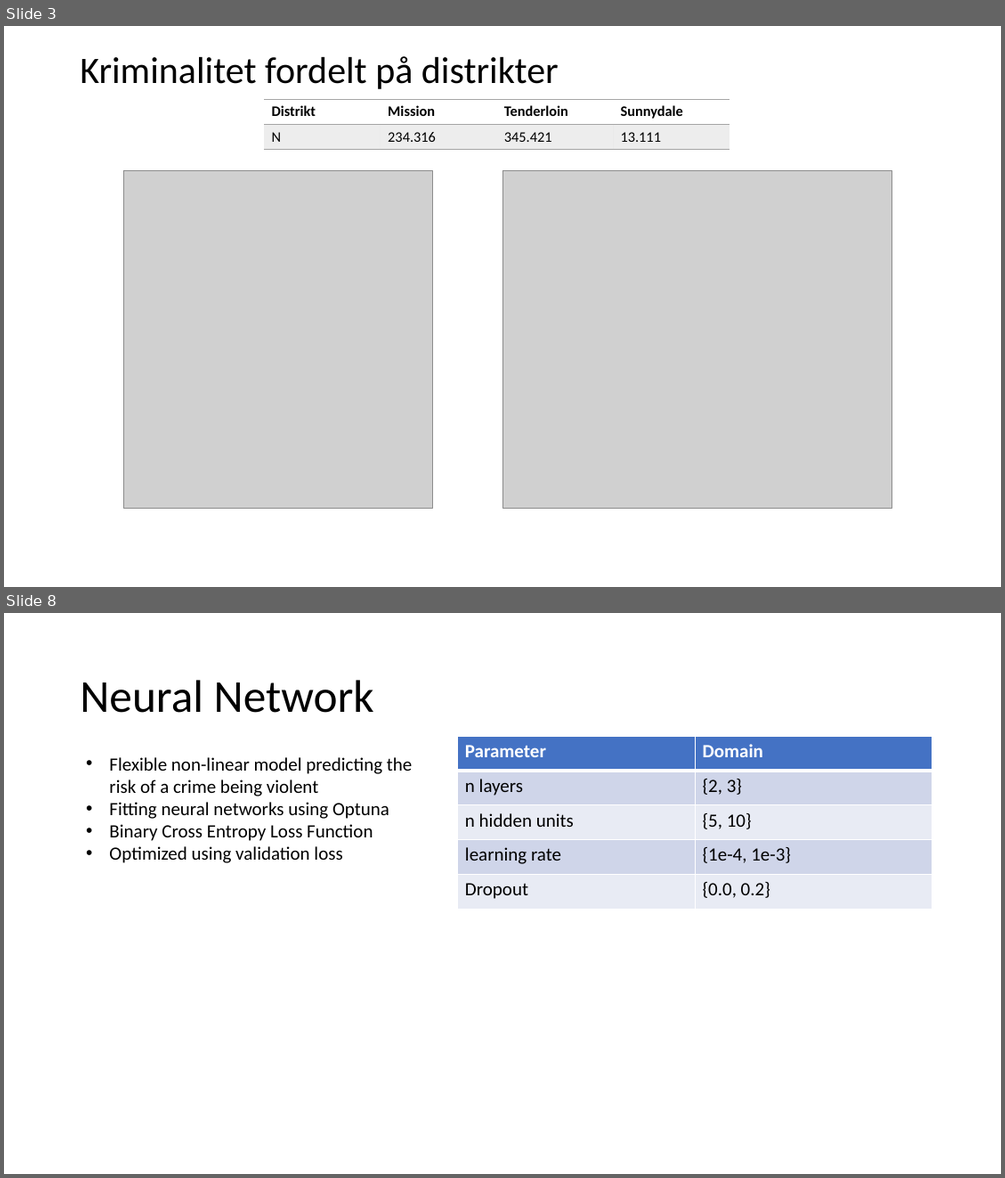
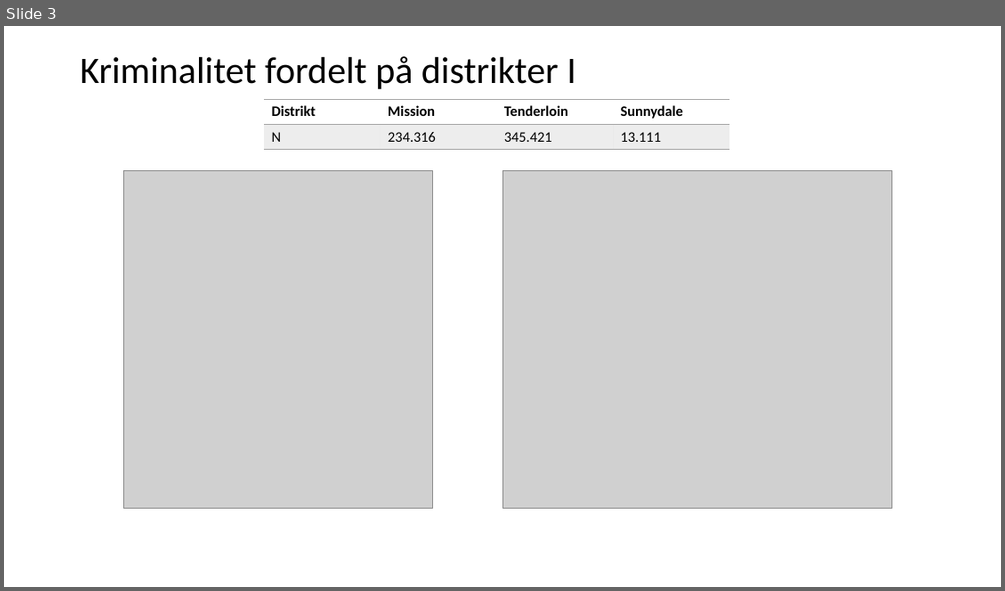
Before and after one commit to CarolineFuglsang/san_francisco_crime_data, a slide deck: presentation/San Francisco Crime Data.pptx. Shown one above the other, each under a label of ours: slides 3 and 8 before the commit, slide 3 after it; the slides between them are not shown. The pictures are 1005x1178 and 1005x591 pixels, drawn with LibreOffice and Linux fonts; fonts in the diff are those of the drawing; grey boxes stand for pictures. Boxes give left, top, right and bottom in pixels: in the first picture for what was removed or moved away, otherwise in the second. Text is boxed around its words. In the diff, an @@ line names an element or a change of style, - is before the commit and + after.

```diff
--- a/presentation/San Francisco Crime Data.pptx
+++ b/presentation/San Francisco Crime Data.pptx
@@ slide 8 removed at <box>4,613,1001,1174</box>, background #FFFFFF @@
@@ title removed at <box>80,680,374,713</box> @@
-Neural Network
@@ table removed at <box>458,737,932,908</box>, 5 rows, 2 columns @@
-Parameter | Domain
-n layers | {2, 3}
-n hidden units | {5, 10}
-learning rate | {1e-4, 1e-3}
-Dropout | {0.0, 0.2}
@@ text removed at <box>109,757,412,863</box> @@
-• Flexible non-linear model predicting the risk of a crime being violent
-• Fitting neural networks using Optuna
-• Binary Cross Entropy Loss Function
-• Optimized using validation loss
@@ slide 3 changed as well @@
@@ title at <box>80,56,576,89</box>: text changed @@
-Kriminalitet fordelt på distrikter
+Kriminalitet fordelt på distrikter I
```
Also in this commit, not shown: 1 other slide changed, 10 slides added, 5 other slides removed.
